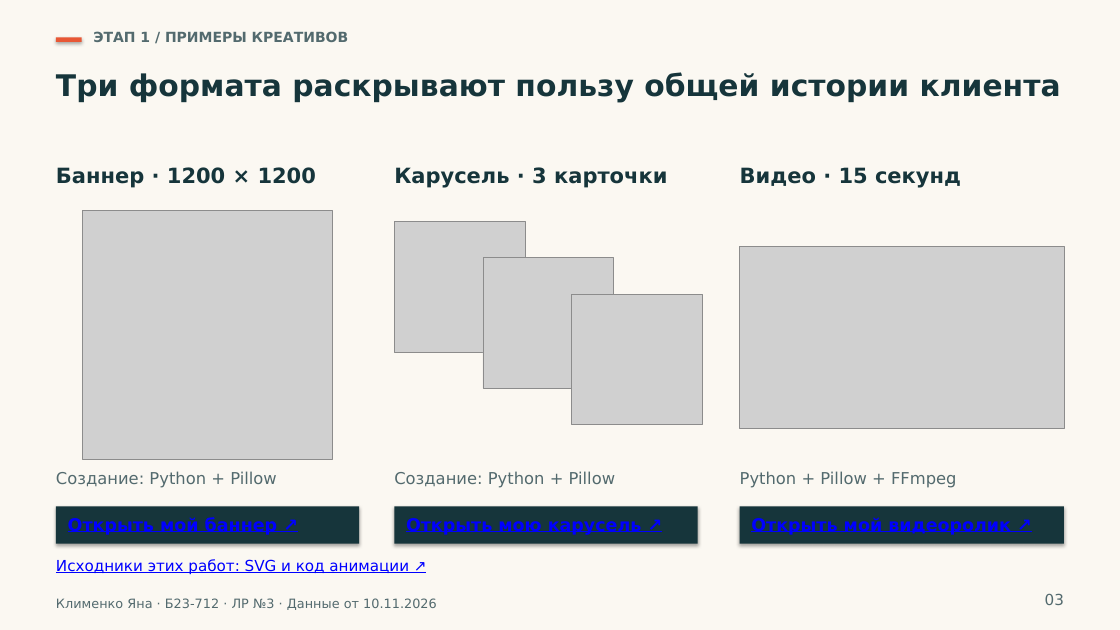
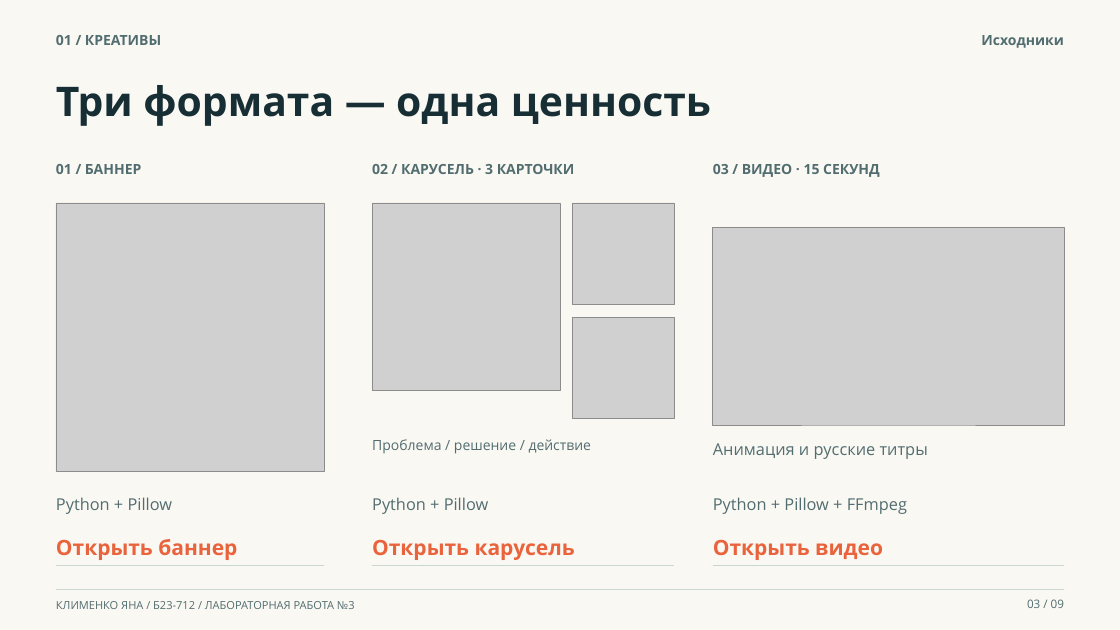
Before and after one commit to indolentmenace/hubspot-lab3, a slide deck: slide 3 of materials/LR3_HubSpot_presentation.pptx. Drawn at 1120x630 pixels with LibreOffice and Linux fonts; fonts in the diff are those of the drawing; grey boxes stand for pictures. Boxes give left, top, right and bottom in pixels: in the first picture for what was removed or moved away, otherwise in the second. Text is boxed around its words. In the diff, an @@ line names an element or a change of style, - is before the commit and + after.

```diff
--- a/materials/LR3_HubSpot_presentation.pptx
+++ b/materials/LR3_HubSpot_presentation.pptx
@@ background #FBF8F2 to #FAF8F3 @@
@@ rectangle removed at [56, 37, 82, 42] @@
@@ text added at [56, 35, 161, 45], 12 pt, text #526D70, bold @@
+01 / КРЕАТИВЫ
@@ text removed at [93, 31, 348, 42] @@
-ЭТАП 1 / ПРИМЕРЫ КРЕАТИВОВ
@@ text added at [981, 35, 1063, 48], 12 pt, text #526D70, bold @@
+Исходники
@@ text at [56, 85, 711, 126]: text changed; size 25.5 to 35 pt; font DejaVu Sans to Open Sans; text colour #16353B to #172F34 @@
-Три формата раскрывают пользу общей истории клиента
+Три формата — одна ценность
@@ text at [56, 164, 141, 174]: text changed; size 18 to 12 pt; font DejaVu Sans to Open Sans; text colour #16353B to #526D70 @@
-Баннер · 1200 × 1200
+01 / БАННЕР
@@ text at [372, 164, 575, 174]: text changed; size 18 to 12 pt; font DejaVu Sans to Open Sans; text colour #16353B to #526D70 @@
-Карусель · 3 карточки
+02 / КАРУСЕЛЬ · 3 КАРТОЧКИ
@@ text at [713, 164, 880, 177]: text changed; size 18 to 12 pt; font DejaVu Sans to Open Sans; text colour #16353B to #526D70 @@
-Видео · 15 секунд
+03 / ВИДЕО · 15 СЕКУНД
@@ picture: place and size @@
-picture at [83, 210, 333, 460]
+picture at [56, 203, 324, 471]
@@ picture: place and size @@
-picture at [394, 222, 525, 353]
+picture at [372, 203, 560, 392]
@@ picture: place and size @@
-picture at [483, 258, 614, 389]
+picture at [573, 203, 675, 305]
@@ picture: place and size @@
-picture at [740, 246, 1065, 429]
+picture at [713, 228, 1065, 425]
@@ picture: place and size @@
-picture at [572, 294, 703, 425]
+picture at [573, 318, 675, 419]
@@ text added at [372, 439, 592, 454], 12 pt, text #526D70 @@
+Проблема / решение / действие
@@ text added at [713, 443, 928, 459], 14 pt, text #526D70 @@
+Анимация и русские титры
@@ text at [56, 497, 172, 514]: text changed; font DejaVu Sans to Open Sans; text colour #536A6E to #526D70 @@
-Создание: Python + Pillow
+Python + Pillow
@@ rectangle removed at [56, 507, 360, 544] @@
@@ text at [372, 497, 488, 514]: text changed; font DejaVu Sans to Open Sans; text colour #536A6E to #526D70 @@
-Создание: Python + Pillow
+Python + Pillow
@@ rectangle removed at [394, 507, 697, 544] @@
@@ text "Python + Pillow + FFmpeg": place and size @@
-text "Python + Pillow + FFmpeg" at [740, 471, 957, 488]
+text "Python + Pillow + FFmpeg" at [713, 497, 907, 514]
@@ text "Python + Pillow + FFmpeg" at [713, 497, 907, 514]: font DejaVu Sans to Open Sans, text colour #536A6E to #526D70 @@
@@ rectangle removed at [740, 507, 1065, 544] @@
@@ text at [56, 539, 237, 560]: text changed; size 15 to 18 pt; font DejaVu Sans to Open Sans; text colour #0000FF to #E9633C @@
-Открыть мой баннер ↗
+Открыть баннер
@@ text removed at [56, 559, 409, 574] @@
-Исходники этих работ: SVG и код анимации ↗
@@ line added from (56, 566) to (324, 566), #CAD6D0 0.7 pt @@
@@ text at [372, 540, 575, 560]: text changed; size 15 to 18 pt; font DejaVu Sans to Open Sans; text colour #0000FF to #E9633C @@
-Открыть мою карусель ↗
+Открыть карусель
@@ line added from (372, 566) to (675, 566), #CAD6D0 0.7 pt @@
@@ text at [713, 540, 883, 560]: text changed; size 15 to 18 pt; font DejaVu Sans to Open Sans; text colour #0000FF to #E9633C @@
-Открыть мой видеоролик ↗
+Открыть видео
@@ line added from (713, 566) to (1065, 566), #CAD6D0 0.7 pt @@
@@ line added from (56, 589) to (1065, 589), #CAD6D0 0.5 pt @@
@@ text at [1027, 599, 1064, 608]: text changed; size 13 to 10 pt; font DejaVu Sans to Open Sans; text colour #536A6E to #526D70 @@
-03
+03 / 09
@@ text at [56, 601, 355, 609]: text changed; size 11 to 9.5 pt; font DejaVu Sans to Open Sans; text colour #536A6E to #526D70 @@
-Клименко Яна · Б23-712 · ЛР №3 · Данные от 10.11.2026
+КЛИМЕНКО ЯНА / Б23-712 / ЛАБОРАТОРНАЯ РАБОТА №3
```
Also in this commit, not shown: 9 other slides changed, 1 slide added, 1 slide removed, 3 other files.
